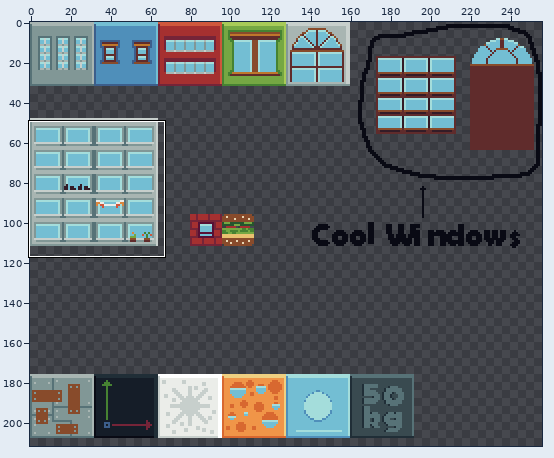
Two states of a sprite sheet, assets/Buildings/BuildingsMap.png. The first picture is a wide view before the edit; the outline marks the close-up.
Close-up. Before the edit:
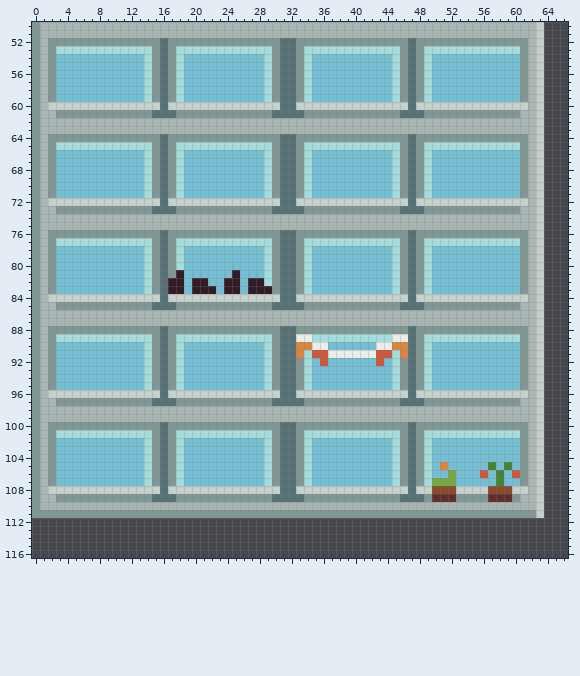
The file is 256x256 pixels. Shown: x 0..66, y 50..116. The wide view leaves out empty margins. The commit also changed other parts of the picture, which this record leaves out.
Now the later version:
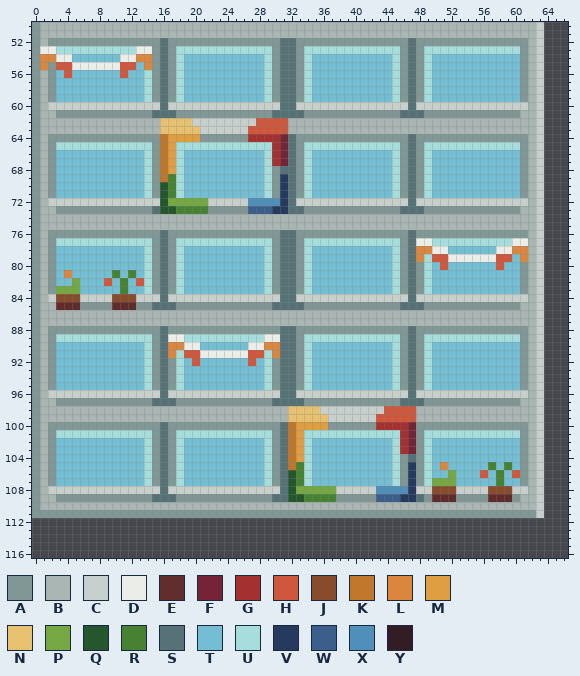
Palette (. is transparent): A #819796  B #a8b5b2  C #c7cfcc  D #ebede9  E #602c2c  F #752438  G #a53030  H #cf573c  J #884b2b  K #be772b  L #da863e  M #de9e41  N #e8c170  P #75a743  Q #25562e  R #468232  S #577277  T #73bed3  U #a4dddb  V #253a5e  W #3c5e8b  X #4f8fba  Y #341c27
Edits made:
@@ x 0..16 @@
  52 ABAAAAAAAAAAAAAAS
- 53 ABAUUUUUUUUUUUUAS
- 54 ABATTTTTTTTTTTUAS
- 55 ABATTTTTTTTTTTUAS
- 56 ABATTTTTTTTTTTUAS
+ 53 ADDUUUUUUUUUUDDAS
+ 54 ALLDDTTTTTTDDLLAS
+ 55 ALAHHDDDDDDHHTLAS
+ 56 ABATHTTTTTTHTTUAS
  57 ABATTTTTTTTTTTUAS
@@ x 14..33 @@
  61 ASSSAAAAAAAAAAAASSSS
- 62 BBBBBBBBBBBBBBBBBBBB
- 63 BBBBBBBBBBBBBBBBBBBB
- 64 AASAAAAAAAAAAAAAASSA
- 65 UASAUUUUUUUUUUUUASSA
- 66 UASAUTTTTTTTTTTUASSA
- 67 UASAUTTTTTTTTTTUASSA
- 68 UASAUTTTTTTTTTTUASSA
- 69 UASAUTTTTTTTTTTUASSA
- 70 UASAUTTTTTTTTTTUASSA
- 71 UASAUTTTTTTTTTTUASSA
- 72 CCSCCCCCCCCCCCCCCSSC
- 73 ASSSAAAAAAAAAAAASSSS
+ 62 BBNNNNCCCCCCCCHHHHBB
+ 63 BBNNNNNCCCCCCHHHHHBB
+ 64 AAKMMMMAAAAAAGGGGFSA
+ 65 UAKMUUUUUUUUUUUUGFSA
+ 66 UAKMUTTTTTTTTTTUGFSA
+ 67 UAKMUTTTTTTTTTTUGFSA
+ 68 UAKMUTTTTTTTTTTUASSA
+ 69 UAKRUTTTTTTTTTTUAVSA
+ 70 UAQRUTTTTTTTTTTUAVSA
+ 71 UAQRUTTTTTTTTTTUAVSA
+ 72 CCQPPPPPCCCCCXXXXVSC
+ 73 ASQQRRRRAAAAAWWWVVSS
  74 BBBBBBBBBBBBBBBBBBBB
@@ x 0..66 @@
  76 ABAAAAAAAAAAAAAASAAAAAAAAAAAAAASSAAAAAAAAAAAAAASAAAAAAAAAAAAAABC...
- 77 ABAUUUUUUUUUUUUASAUUUUUUUUUUUUASSAUUUUUUUUUUUUASAUUUUUUUUUUUUABC...
- 78 ABATTTTTTTTTTTUASAUTTTTTTTTTTUASSAUTTTTTTTTTTUASAUTTTTTTTTTTTABC...
- 79 ABATTTTTTTTTTTUASAUTTTTTTTTTTUASSAUTTTTTTTTTTUASAUTTTTTTTTTTTABC...
- 80 ABATTTTTTTTTTTUASAUTTTTTTTTTTUASSAUTTTTTTTTTTUASAUTTTTTTTTTTTABC...
- 81 ABATTTTTTTTTTTUASAYTTTTTTYTTTUASSAUTTTTTTTTTTUASAUTTTTTTTTTTTABC...
- 82 ABATTTTTTTTTTTUASYYTYYTTYYTYYUASSAUTTTTTTTTTTUASAUTTTTTTTTTTTABC...
- 83 ABATTTTTTTTTTTUASYYTYYYTYYTYYYASSAUTTTTTTTTTTUASAUTTTTTTTTTTTABC...
- 84 ABCCCCCCCCCCCCCCSCCCCCCCCCCCCCCSSCCCCCCCCCCCCCCSCCCCCCCCCCCCCCBC...
- 85 ABBAAAAAAAAAAAASSSAAAAAAAAAAAASSSSAAAAAAAAAAAASSSAAAAAAAAAAAABBC...
+ 77 ABAUUUUUUUUUUUUASAUUUUUUUUUUUUASSAUUUUUUUUUUUUASDDUUUUUUUUUUDDBC...
+ 78 ABATTTTTTTTTTTUASAUTTTTTTTTTTUASSAUTTTTTTTTTTUASLLDDTTTTTTDDLLBC...
+ 79 ABATTTTTTTTTTTUASAUTTTTTTTTTTUASSAUTTTTTTTTTTUASLUHHDDDDDDHHTLBC...
+ 80 ABATTTTTTTTTTTUASAUTTTTTTTTTTUASSAUTTTTTTTTTTUASAUTHTTTTTTHTTABC...
+ 81 ABATLTTTTTRTRTUASAUTTTTTTTTTTUASSAUTTTTTTTTTTUASAUTTTTTTTTTTTABC...
+ 82 ABATTPTTTHTRTHUASAUTTTTTTTTTTUASSAUTTTTTTTTTTUASAUTTTTTTTTTTTABC...
+ 83 ABAPPPTTTTTRTTUASAUTTTTTTTTTTUASSAUTTTTTTTTTTUASAUTTTTTTTTTTTABC...
+ 84 ABCJJJCCCCJJJCCCSCCCCCCCCCCCCCCSSCCCCCCCCCCCCCCSCCCCCCCCCCCCCCBC...
+ 85 ABBEEEAAAAEEEAASSSAAAAAAAAAAAASSSSAAAAAAAAAAAASSSAAAAAAAAAAAABBC...
  86 ABBBBBBBBBBBBBBBBBBBBBBBBBBBBBBBBBBBBBBBBBBBBBBBBBBBBBBBBBBBBBBC...
@@ x 15..48 @@
  88 ASAAAAAAAAAAAAAASSAAAAAAAAAAAAAASA
- 89 ASAUUUUUUUUUUUUASSDDUUUUUUUUUUDDSA
- 90 ASAUTTTTTTTTTTUASSLLDDTTTTTTDDLLSA
- 91 ASAUTTTTTTTTTTUASSLUHHDDDDDDHHULSA
- 92 ASAUTTTTTTTTTTUASSAUTHTTTTTTHTUASA
+ 89 ASDDUUUUUUUUUUDDSSAUUUUUUUUUUUUASA
+ 90 ASLLDDTTTTTTDDLLSSAUTTTTTTTTTTUASA
+ 91 ASLUHHDDDDDDHHULSSAUTTTTTTTTTTUASA
+ 92 ASAUTHTTTTTTHTUASSAUTTTTTTTTTTUASA
  93 ASAUTTTTTTTTTTUASSAUTTTTTTTTTTUASA
@@ x 30..49 @@
  97 SSSSAAAAAAAAAAAASSSA
- 98 BBBBBBBBBBBBBBBBBBBB
- 99 BBBBBBBBBBBBBBBBBBBB
-100 ASSAAAAAAAAAAAAAASAA
-101 ASSAUUUUUUUUUUUUASAU
-102 ASSAUTTTTTTTTTTUASAU
-103 ASSAUTTTTTTTTTTUASAU
-104 ASSAUTTTTTTTTTTUASAU
-105 ASSAUTTTTTTTTTTUASAU
-106 ASSAUTTTTTTTTTTUASAU
-107 ASSAUTTTTTTTTTTUASAU
-108 CSSCCCCCCCCCCCCCCSCC
-109 SSSSAAAAAAAAAAAASSSA
+ 98 BBNNNNCCCCCCCCHHHHBB
+ 99 BBNNNNNCCCCCCHHHHHBB
+100 ASKMMMMAAAAAAGGGGFAA
+101 ASKMUUUUUUUUUUUUGFAU
+102 ASKMUTTTTTTTTTTUGFAU
+103 ASKMUTTTTTTTTTTUGFAU
+104 ASKMUTTTTTTTTTTUASAU
+105 ASKRUTTTTTTTTTTUAVAU
+106 ASQRUTTTTTTTTTTUAVAU
+107 ASQRUTTTTTTTTTTUAVAU
+108 CSQPPPPPCCCCCXXXXVCC
+109 SSQQRRRRAAAAAWWWVVSA
 110 BBBBBBBBBBBBBBBBBBBB
Boxes around the changes in both close-ups, in picture pixels (x1, y1, x2, y2):
changed: (40, 46, 152, 78)
changed: (160, 118, 288, 214)
changed: (416, 238, 528, 270)
changed: (56, 270, 80, 310)
changed: (104, 270, 272, 310)
changed: (168, 334, 408, 366)
changed: (288, 406, 416, 502)
